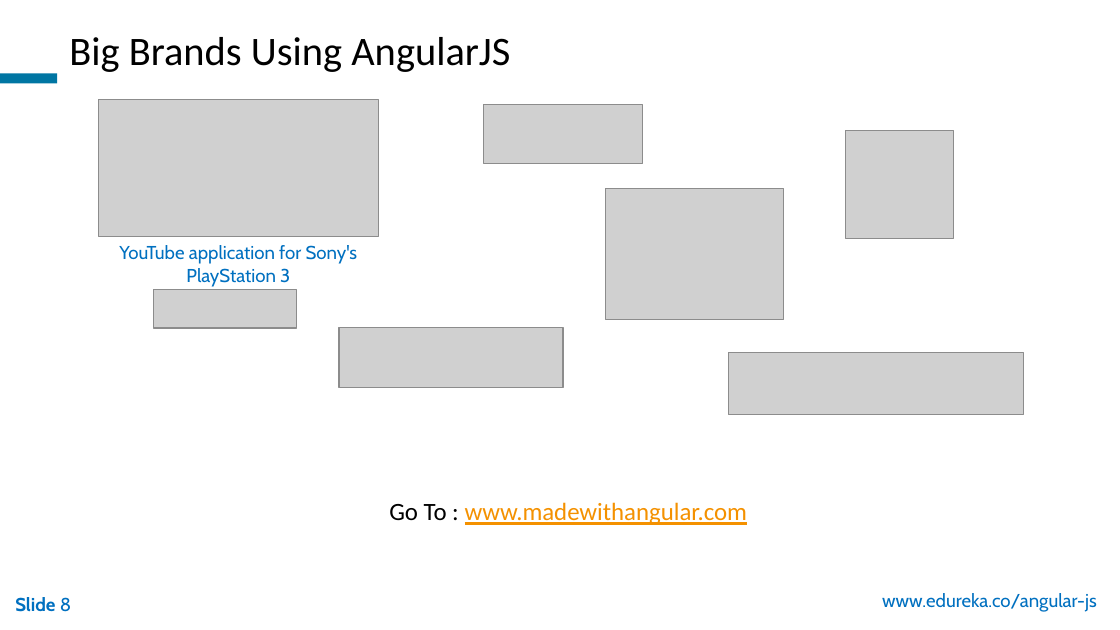
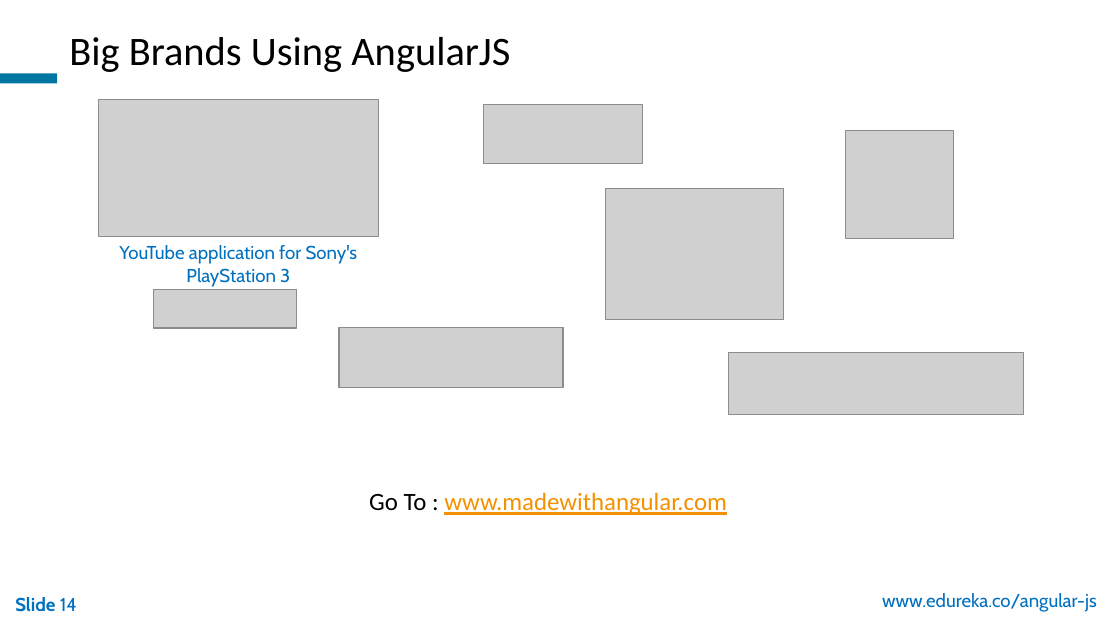
Before and after one commit to Donaldvan/devops-tools, a slide deck: slide 14 of TechBU/AngularJS/Getting Started With AngularJS/AngularJS_WP_21Oct.pptx (slide 8 before the commit). Drawn at 1120x630 pixels with LibreOffice and Linux fonts; fonts in the diff are those of the drawing; grey boxes stand for pictures; background and template pictures are left out. Boxes give left, top, right and bottom in pixels: in the first picture for what was removed or moved away, otherwise in the second. Text is boxed around its words. In the diff, an @@ line names an element or a change of style, - is before the commit and + after.

```diff
--- a/TechBU/AngularJS/Getting Started With AngularJS/AngularJS_WP_21Oct.pptx
+++ b/TechBU/AngularJS/Getting Started With AngularJS/AngularJS_WP_21Oct.pptx
@@ text "Go To : www.madewithangular.com": place and size @@
-text "Go To : www.madewithangular.com" at [389, 502, 748, 525]
+text "Go To : www.madewithangular.com" at [369, 492, 727, 515]
@@ page number at [15, 597, 77, 612]: text changed @@
-Slide 8
+Slide 14
```
Also in this commit, not shown: 9 other slides changed, 12 slides added, 4 slides removed.
